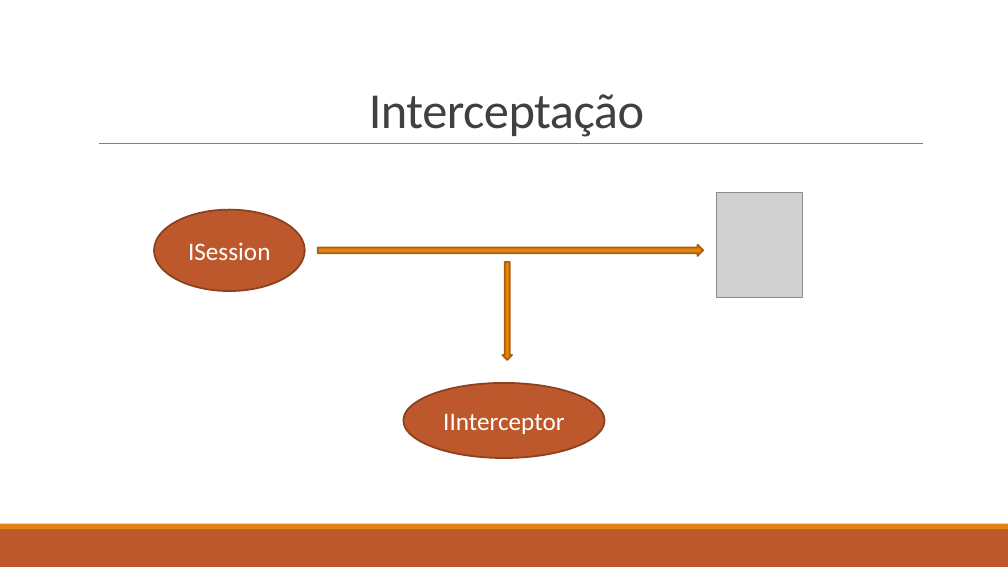
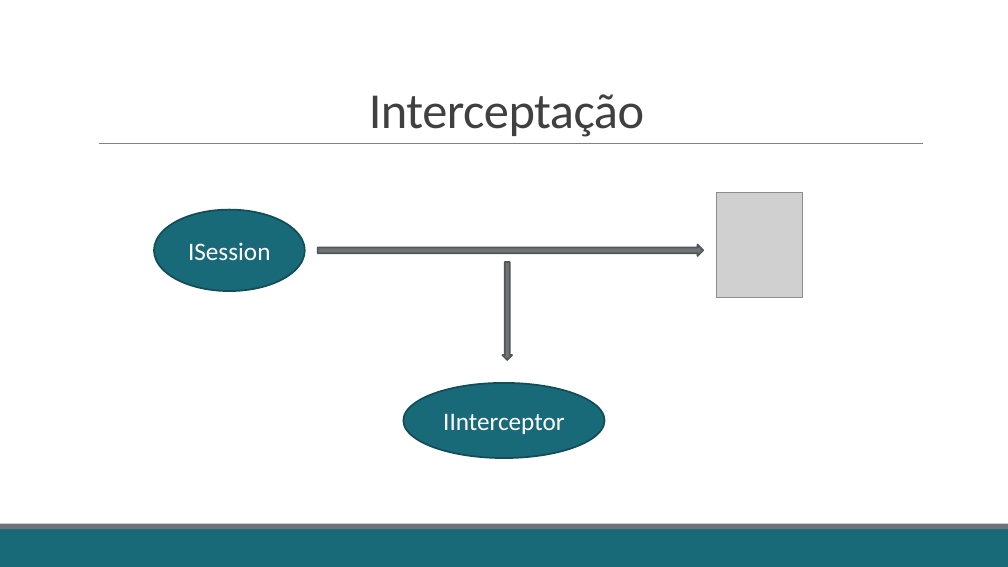
Before and after one commit to fabricioveronez/ApresentacaoNHibernateAvancado, a slide deck: slide 8 of Docs/ApresentacaoNHibernateAvancado.pptx. Drawn at 1008x567 pixels with LibreOffice and Linux fonts; fonts in the diff are those of the drawing; grey boxes stand for pictures. Boxes give left, top, right and bottom in pixels: in the first picture for what was removed or moved away, otherwise in the second. Text is boxed around its words. In the diff, an @@ line names an element or a change of style, - is before the commit and + after.

```diff
--- a/Docs/ApresentacaoNHibernateAvancado.pptx
+++ b/Docs/ApresentacaoNHibernateAvancado.pptx
@@ ellipse "ISession" at [154,210,305,291]: fill #BD582C to #186A78; outline #8C4121 1.25 pt to #124E59 1.25 pt @@
@@ right arrow at [318,245,703,256]: fill #E48312 to #6F7577; outline #A9610D 1.25 pt to #525758 1.25 pt @@
@@ right arrow at [502,263,513,360]: fill #E48312 to #6F7577; outline #A9610D 1.25 pt to #525758 1.25 pt @@
@@ ellipse "IInterceptor" at [403,383,605,459]: fill #BD582C to #186A78; outline #8C4121 1.25 pt to #124E59 1.25 pt @@
@@ rectangle at [0,529,1008,567]: fill #BD582C to #186A78 @@
@@ rectangle at [0,524,1008,529]: fill #E48312 to #6F7577 @@
```
Also in this commit, not shown: 13 other slides changed.
